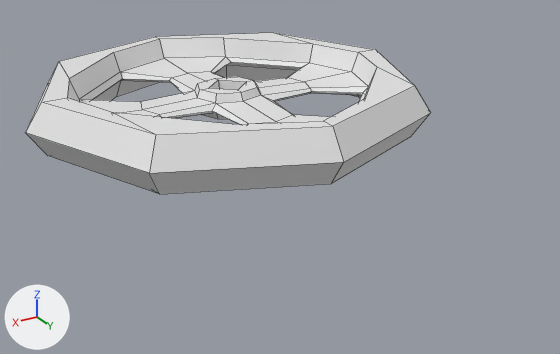
The FBX model Assets/Models/valve.fbx as it was, and as the next commit left it.
The view is the same before and after, from a 50 mm camera at (1.69, 3.33, 1.17) aimed at (-0.08, 0.38, -0.31). Arrows for +X, +Y and +Z are at lower left; the lights stay in place. Mesh edges are drawn as thin lines. Where no turn or scale is listed for an object, it has been applied to the vertices.
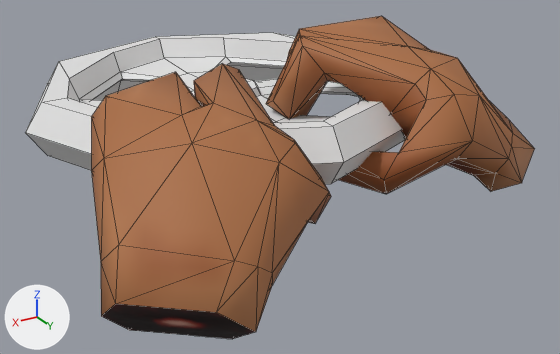
The newer file is also turned or shifted as a whole; pictures and numbers use the older file's frame.

What differs and where, as boxes [x1, y1, x2, y2] in the pictures (560 x 354 px):
'handLeft.001', added (brown)
    after: [91, 64, 331, 339]
'handLeft.000', added (brown)
    after: [266, 16, 535, 194]

Edits to the bpy script that builds the scene:
```text
Add img_deadbodytexture_png:
    img_deadbodytexture_png = load_image('deadBodyTexture.png', 'Textures/deadBodyTexture.png', 256, 256, 'sRGB')
Add mat_material_003:
    mat_material_003 = principled_material('Material.003')
    mat_material_003.texture = img_deadbodytexture_png
    mat_material_003.roughness = 0.69
Add me_untitled_002:
    me_untitled_002.from_pydata(...)  # 72 vertices, 136 faces; spans x -0.774..0.282, y -1.111..0.103, z -0.115..0.584
    me_untitled_002.materials.append(mat_material_003)  # picture img_deadbodytexture_png
Add me_untitled_001:
    me_untitled_001.from_pydata(...)  # 72 vertices, 136 faces; spans x -0.78..0.99, y -0.42..1.0, z -2.31..0.02
    me_untitled_001.materials.append(mat_material_003)  # picture img_deadbodytexture_png
Add ob_handleft_001:
    ob_handleft_001 = bpy.data.objects.new('handLeft.001', me_untitled_002)
    ob_handleft_001.location = (0.802, 1.363, -0.283)
Add ob_handleft_000:
    ob_handleft_000 = bpy.data.objects.new('handLeft.000', me_untitled_001)
    ob_handleft_000.location = (-1.092, 0.866, -0.283)
    ob_handleft_000.rotation_euler = (0.901, 0.171, 1.155)  # degrees (52, 10, 66)
    ob_handleft_000.scale = (-0.535, -0.535, -0.535)
```
